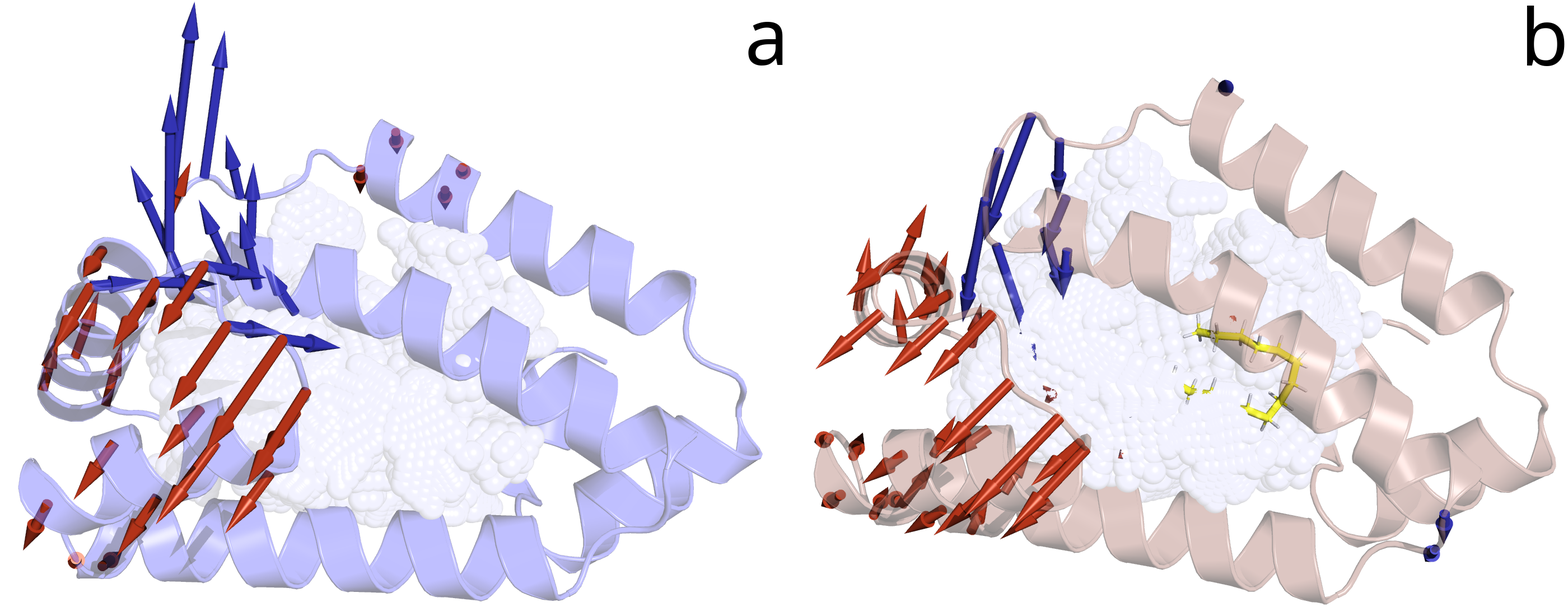
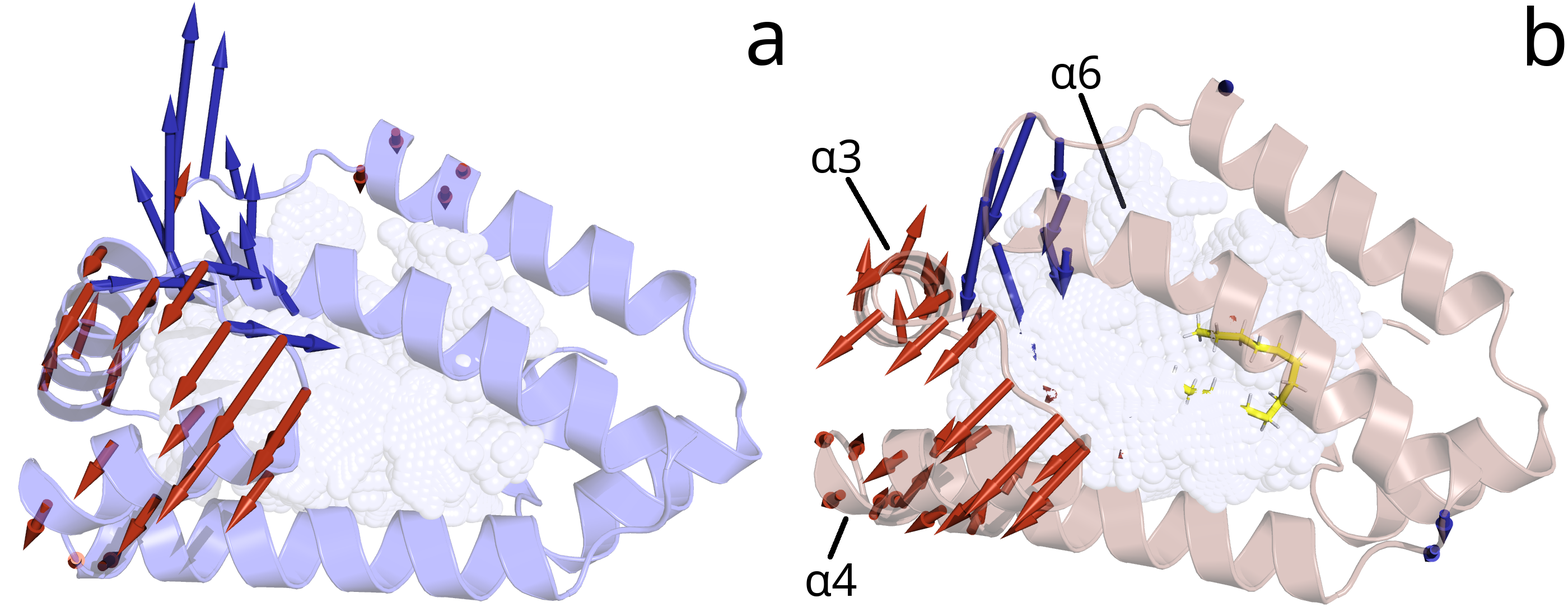
Layer changes from the first 1568×616 image to the second:
added layer "Layer" above "α6" over box(827, 92, 1127, 560)
added layer "α6" above "α4 #1" over box(1051, 55, 1101, 90)
added layer "α4 #1" above "α3" over box(806, 563, 857, 597)
added layer "α3" above "4uet.png" over box(812, 139, 861, 174)
